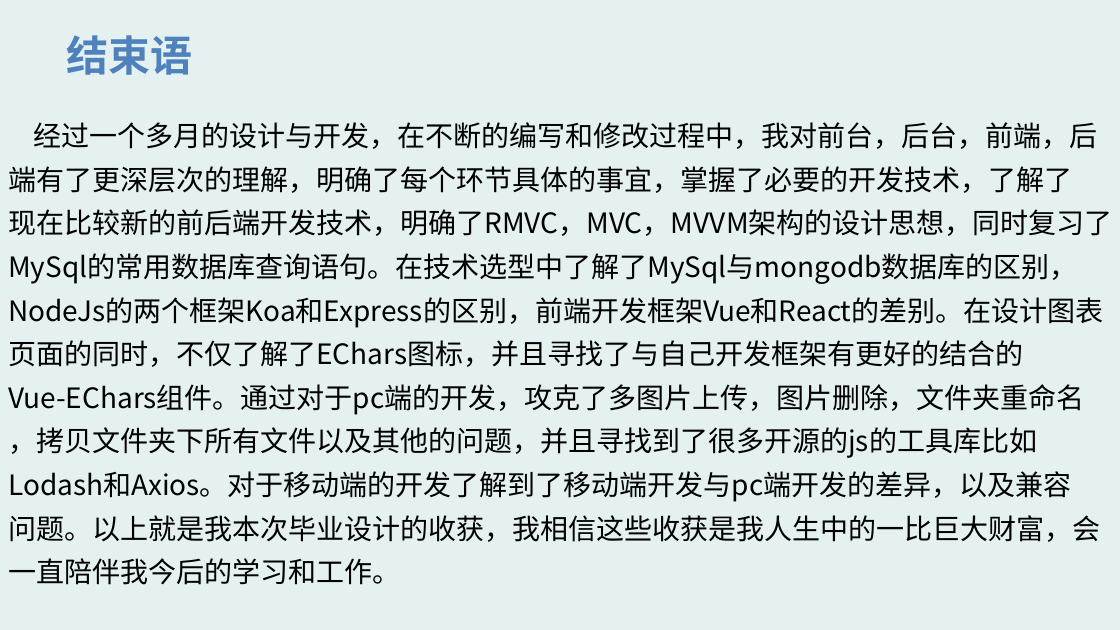
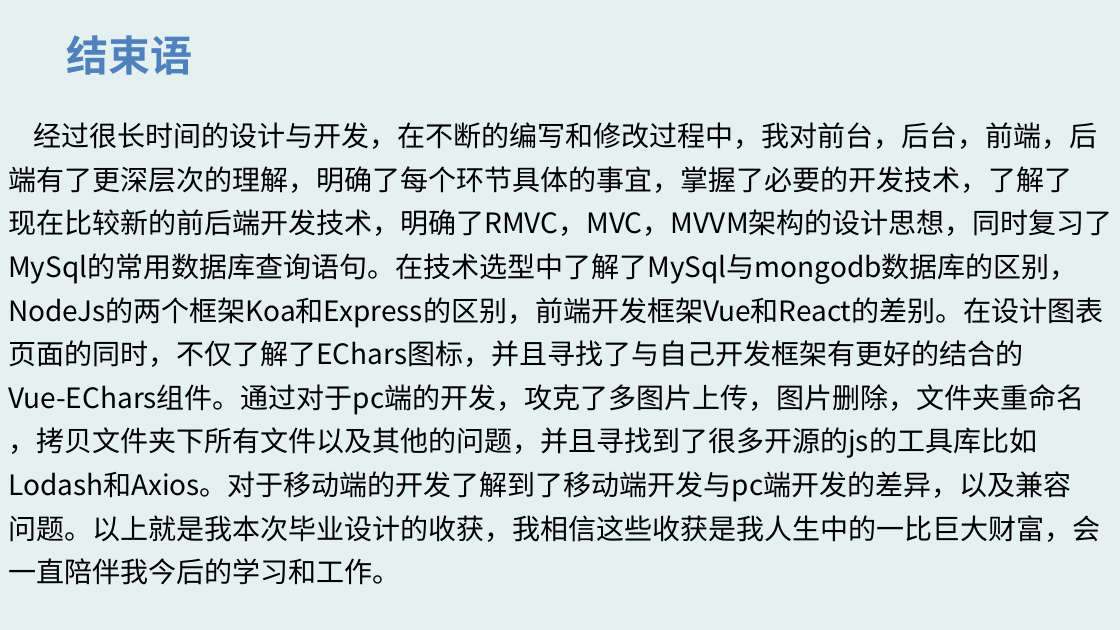
Before and after one commit to jiaxin-MXX/paper, a slide deck: slide 14 of 20162203386+贾鑫PPT.pptx. Drawn at 1120x630 pixels with LibreOffice and Linux fonts; fonts in the diff are those of the drawing. Boxes give left, top, right and bottom in pixels: in the first picture for what was removed or moved away, otherwise in the second. Text is boxed around its words. In the diff, an @@ line names an element or a change of style, - is before the commit and + after.

```diff
--- a/20162203386+贾鑫PPT.pptx
+++ b/20162203386+贾鑫PPT.pptx
@@ text at (x1=33, y1=122, x2=1097, y2=149): text changed @@
-经过一个多月的设计与开发，在不断的编写和修改过程中，我对前台，后台，前端，后
+经过很长时间的设计与开发，在不断的编写和修改过程中，我对前台，后台，前端，后
```
Also in this commit, not shown: 1 other file.
